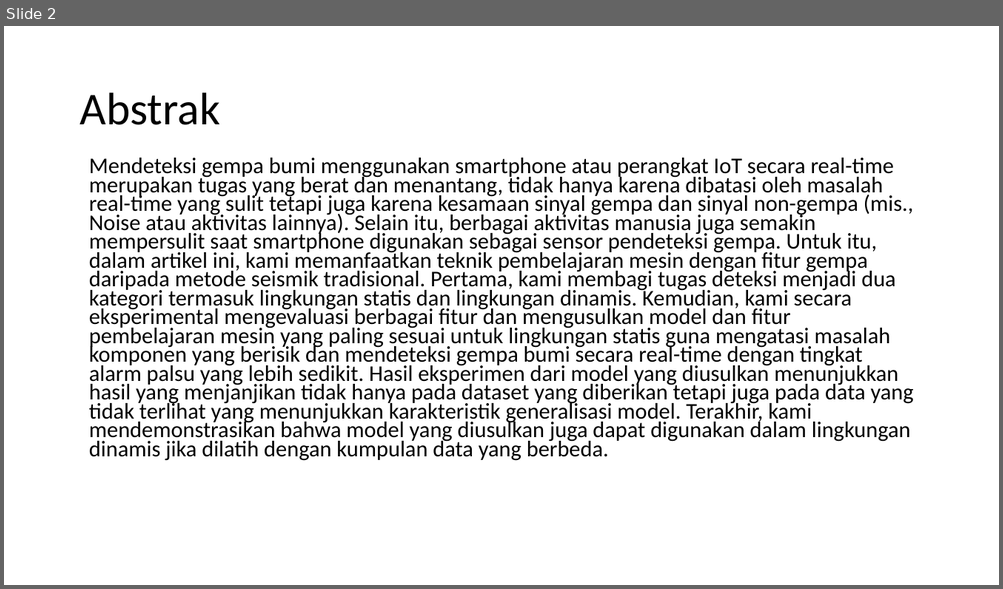
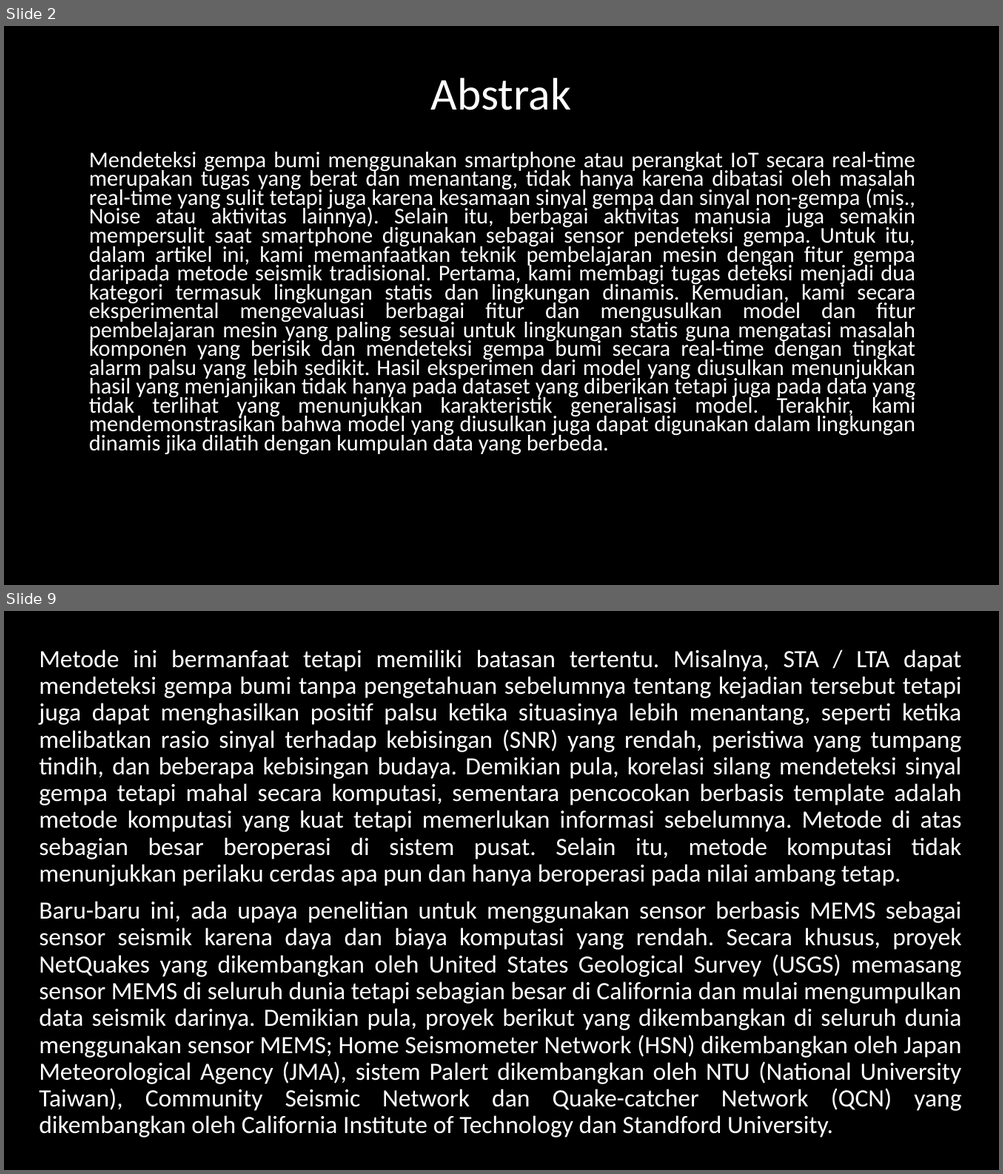
Before and after one commit to juvina03/SBP, a slide deck: PPT_Presentasi_SBP.pptx. Shown one above the other, each under a label of ours: slide 2 before the commit, slides 2 and 9 after it; the slides between them are not shown. The pictures are 1003x589 and 1003x1174 pixels, drawn with LibreOffice and Linux fonts; fonts in the diff are those of the drawing. Boxes give left, top, right and bottom in pixels: in the first picture for what was removed or moved away, otherwise in the second. Text is boxed around its words. In the diff, an @@ line names an element or a change of style, - is before the commit and + after.

Commit message:
tambahan_baru

```diff
--- a/PPT_Presentasi_SBP.pptx
+++ b/PPT_Presentasi_SBP.pptx
@@ slide 9 added at [4, 611, 999, 1170], background #000000 @@
@@ text added at [39, 649, 962, 1138], 24 pt, text #FFFFFF @@
+Metode ini bermanfaat tetapi memiliki batasan tertentu. Misalnya, STA / LTA dapat mendeteksi gempa bumi tanpa pengetahuan sebelumnya tentang kejadian tersebut tetapi juga dapat menghasilkan positif palsu ketika situasinya lebih menantang, seperti ketika melibatkan rasio sinyal terhadap kebisingan (SNR) yang rendah, peristiwa yang tumpang tindih, dan beberapa kebisingan budaya. Demikian pula, korelasi silang mendeteksi sinyal gempa tetapi mahal secara komputasi, sementara pencocokan berbasis template adalah metode komputasi yang kuat tetapi memerlukan informasi sebelumnya. Metode di atas sebagian besar beroperasi di sistem pusat. Selain itu, metode komputasi tidak menunjukkan perilaku cerdas apa pun dan hanya beroperasi pada nilai ambang tetap.
+Baru-baru ini, ada upaya penelitian untuk menggunakan sensor berbasis MEMS sebagai sensor seismik karena daya dan biaya komputasi yang rendah. Secara khusus, proyek NetQuakes yang dikembangkan oleh United States Geological Survey (USGS) memasang sensor MEMS di seluruh dunia tetapi sebagian besar di California dan mulai mengumpulkan data seismik darinya. Demikian pula, proyek berikut yang dikembangkan di seluruh dunia menggunakan sensor MEMS; Home Seismometer Network (HSN) dikembangkan oleh Japan Meteorological Agency (JMA), sistem Palert dikembangkan oleh NTU (National University Taiwan), Community Seismic Network dan Quake-catcher Network (QCN) yang dikembangkan oleh California Institute of Technology dan Standford University.
@@ slide 2 changed as well @@
@@ background #FFFFFF to #000000 @@
@@ title "Abstrak": place and size @@
-title "Abstrak" at [79, 93, 220, 125]
+title "Abstrak" at [431, 78, 572, 110]
@@ title "Abstrak" at [431, 78, 572, 110]: text colour #000000 to #FFFFFF; alignment left to centre @@
@@ text "Mendeteksi gempa bumi menggunakan smartphone ...": place and size @@
-text "Mendeteksi gempa bumi menggunakan smartphone ..." at [89, 158, 913, 461]
+text "Mendeteksi gempa bumi menggunakan smartphone ..." at [89, 152, 916, 455]
@@ text "Mendeteksi gempa bumi menggunakan smartphone ..." at [89, 152, 916, 455]: text colour #000000 to #FFFFFF; alignment left to justified @@
```
Also in this commit, not shown: 8 other slides changed, 6 other slides added, 13 slides removed.
